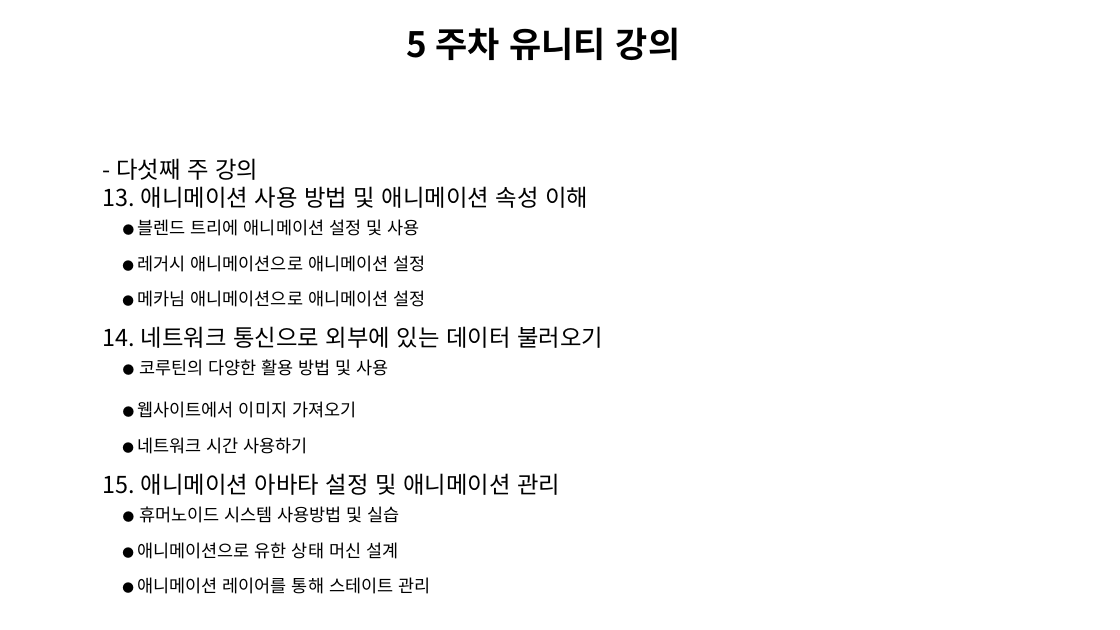
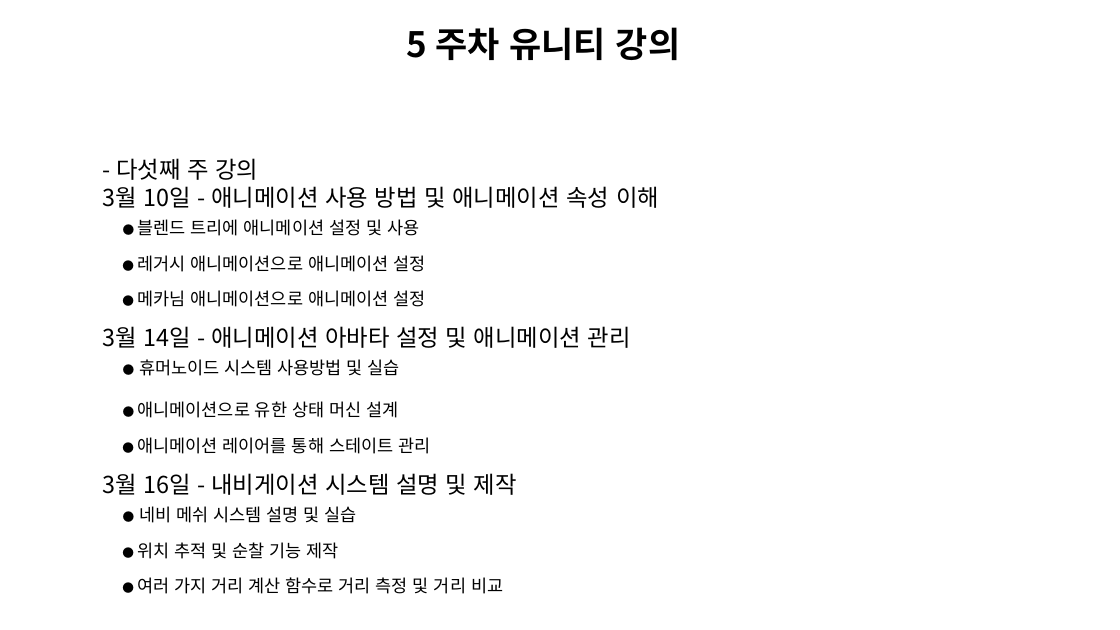
Before and after one commit to Unity2033/3D-UnityEngine, a slide deck: slide 6 of Assets/Curriculum/창신inc유니티 커리큘럼.pptx. Drawn at 1120x630 pixels with LibreOffice and Linux fonts; fonts in the diff are those of the drawing; background and template pictures are left out. Boxes give left, top, right and bottom in pixels: in the first picture for what was removed or moved away, otherwise in the second. Text is boxed around its words. In the diff, an @@ line names an element or a change of style, - is before the commit and + after.

```diff
--- a/Assets/Curriculum/창신inc유니티 커리큘럼.pptx
+++ b/Assets/Curriculum/창신inc유니티 커리큘럼.pptx
@@ text at (103, 186, 659, 208): text changed @@
-13. 애니메이션 사용 방법 및 애니메이션 속성 이해
+3월 10일 - 애니메이션 사용 방법 및 애니메이션 속성 이해
@@ text at (103, 326, 631, 376): text changed; size 15 to 20 pt @@
-14. 네트워크 통신으로 외부에 있는 데이터 불러오기
-● 코루틴의 다양한 활용 방법 및 사용
-● 웹사이트에서 이미지 가져오기
-● 네트워크 시간 사용하기
-15. 애니메이션 아바타 설정 및 애니메이션 관리
-● 휴머노이드 시스템 사용방법 및 실습
+3월 14일 - 애니메이션 아바타 설정 및 애니메이션 관리
+● 휴머노이드 시스템 사용방법 및 실습
@@ text at (103, 473, 517, 594): paragraphs added @@
+3월 16일 - 내비게이션 시스템 설명 및 제작
+● 네비 메쉬 시스템 설명 및 실습
+● 위치 추적 및 순찰 기능 제작
+● 여러 가지 거리 계산 함수로 거리 측정 및 거리 비교
```
Also in this commit, not shown: 11 other slides changed, 1 slide added, 56 other files.
